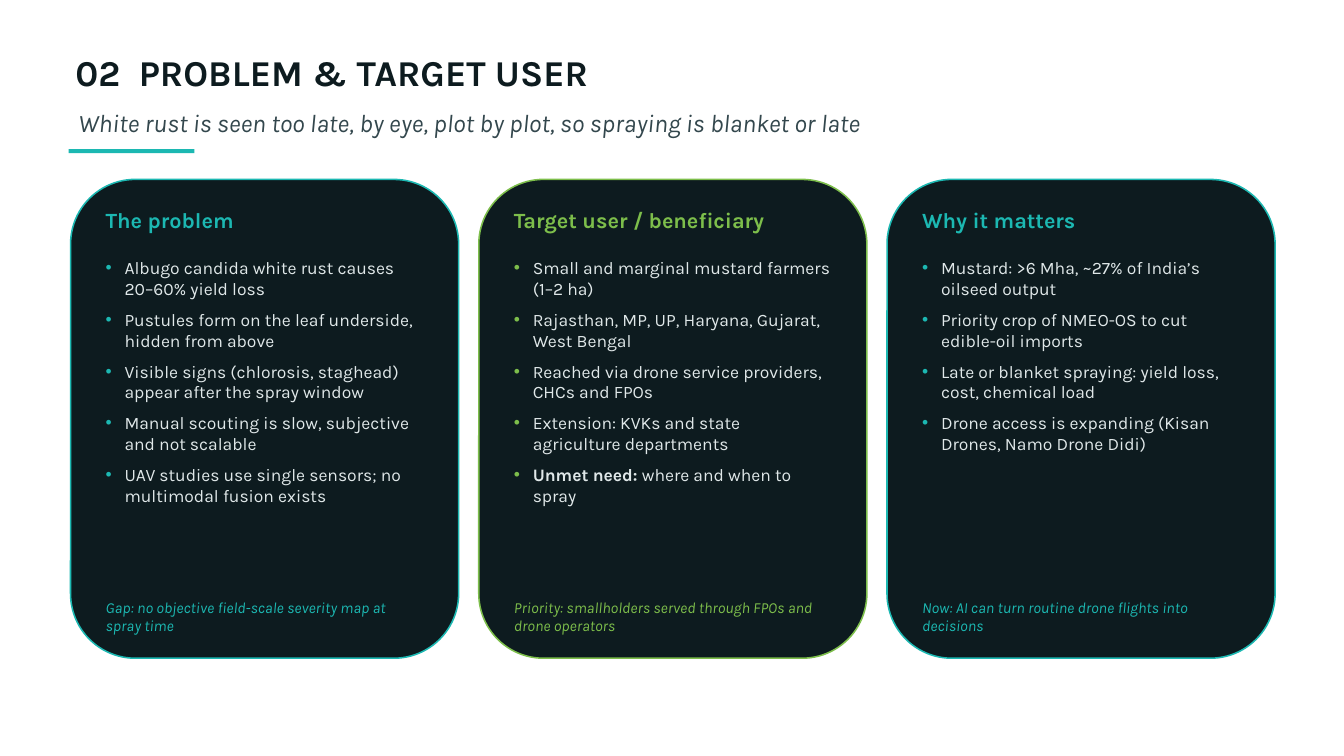
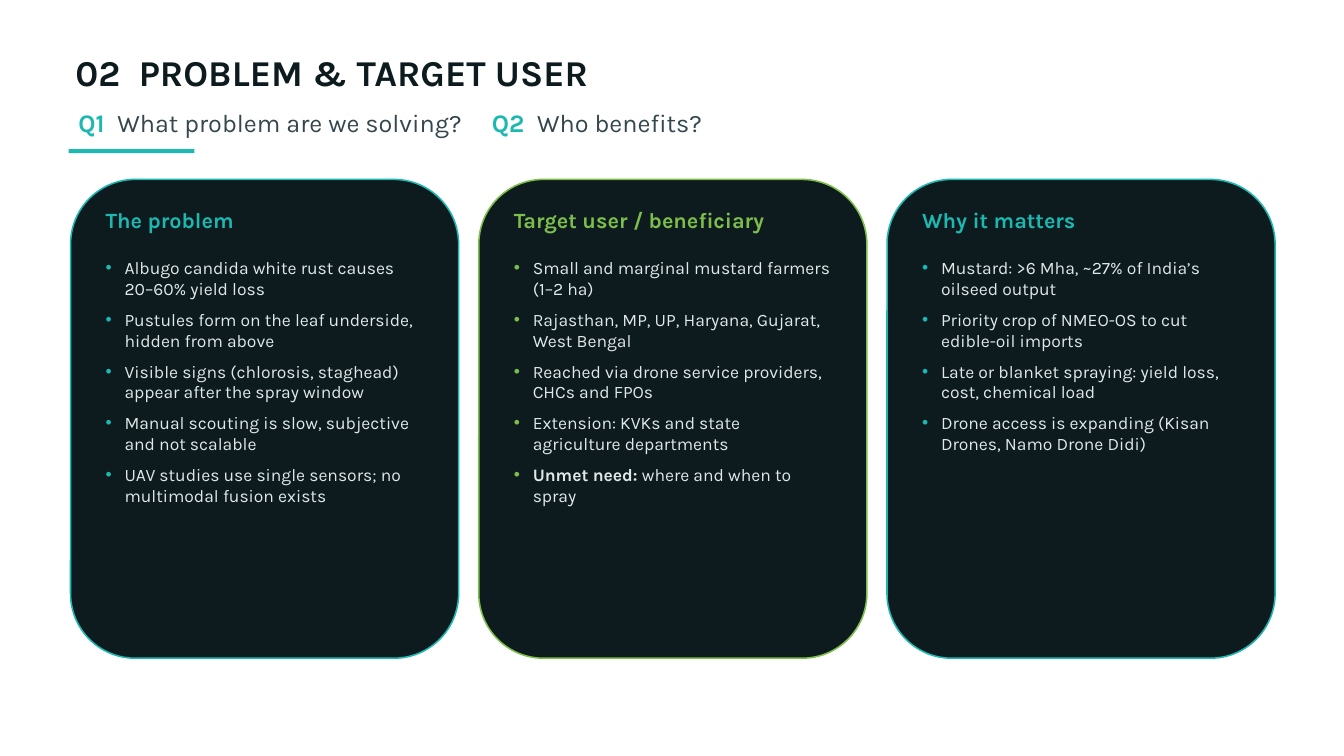
Before and after one commit to animesh270799-ctrl/meta, a slide deck: slide 2 of MuDAS-AI_Initial_Team_Pitch.pptx. Drawn at 1344x756 pixels with LibreOffice and Linux fonts; fonts in the diff are those of the drawing. Boxes give left, top, right and bottom in pixels: in the first picture for what was removed or moved away, otherwise in the second. Text is boxed around its words. In the diff, an @@ line names an element or a change of style, - is before the commit and + after.

```diff
--- a/MuDAS-AI_Initial_Team_Pitch.pptx
+++ b/MuDAS-AI_Initial_Team_Pitch.pptx
@@ text at (x1=78, y1=114, x2=702, y2=138): text changed; italic off @@
-White rust is seen too late, by eye, plot by plot, so spraying is blanket or late
+Q1 What problem are we solving? Q2 Who benefits?
@@ text removed at (x1=106, y1=602, x2=386, y2=635) @@
-Gap: no objective field-scale severity map at spray time
@@ text removed at (x1=514, y1=602, x2=812, y2=635) @@
-Priority: smallholders served through FPOs and drone operators
@@ text removed at (x1=922, y1=602, x2=1187, y2=631) @@
-Now: AI can turn routine drone flights into decisions
```
Also in this commit, not shown: 4 other slides changed.
